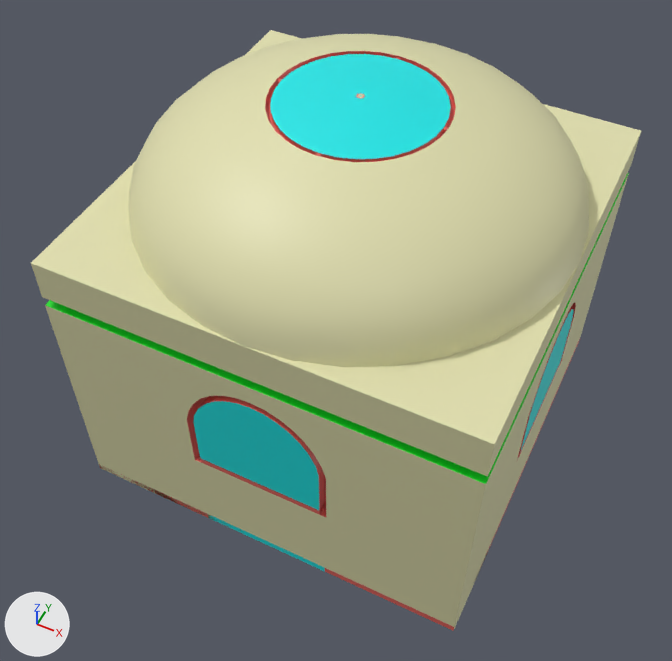
The Blender file Assets/Blend Files/kitchen.blend, before and after one commit.
Camera for both pictures: a 50 mm lens placed at (2.68, -5.79, 8.3), pointed at (0.01, -0.45, 1.63). Every picture has the same lights, and +X, +Y and +Z are marked at lower left.

In view in the first picture: 'Roof', 'Walls'.
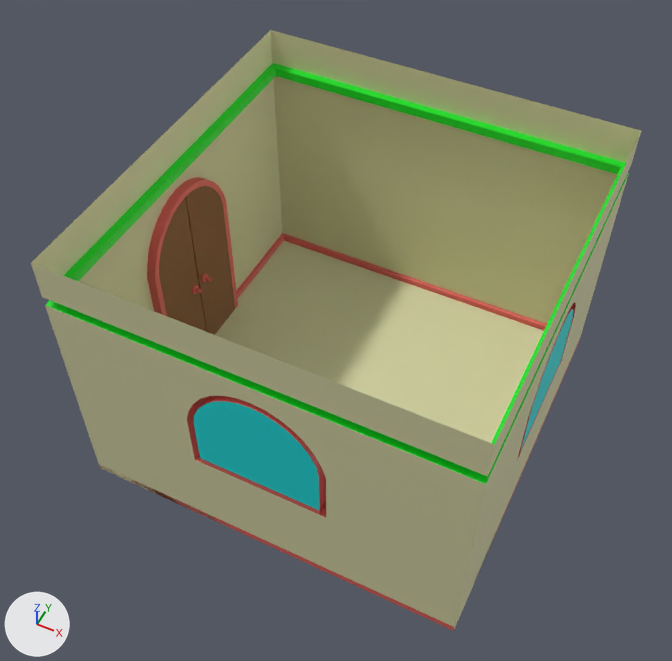
Commit message: kitchen 2

Location of each change, (x1, y1, x2, y2) in pixels of the pictures (672 x 661 px):
'Roof', hidden (beige): before (31, 30, 641, 444)
'Floor', unchanged, uncovered by the edit: after (215, 241, 544, 443)

The change, as a list of edits to the scene's bpy script:
```text
Change ob_roof:
    add ob_roof.hide_set(True)
```
